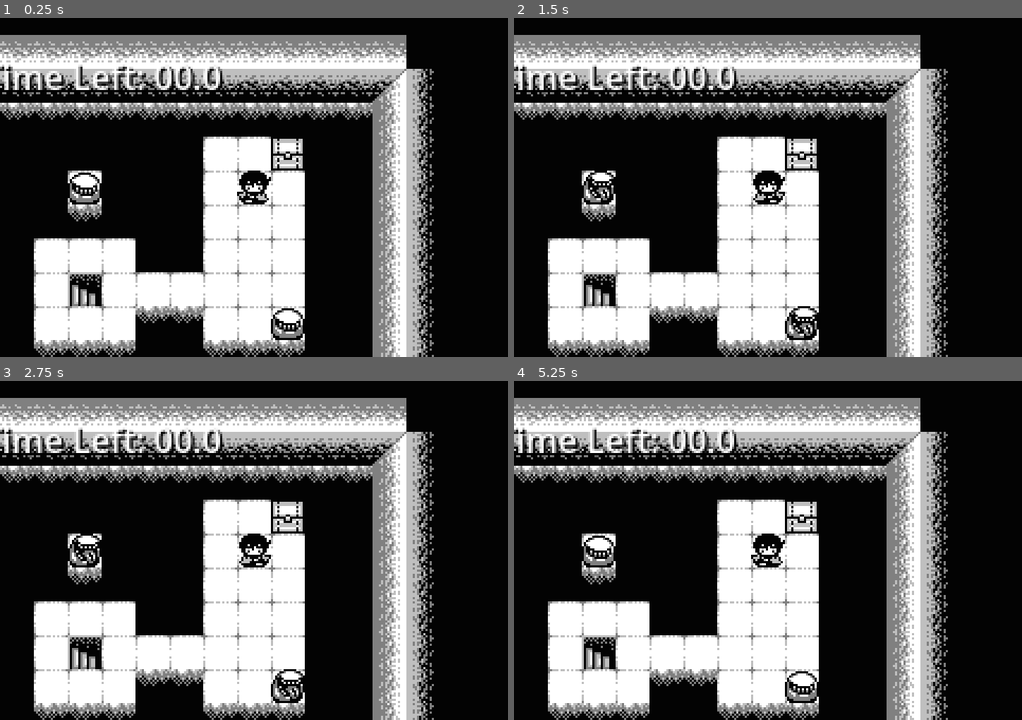
Above: before the commit, frames 1-4 (two rows, left to right).
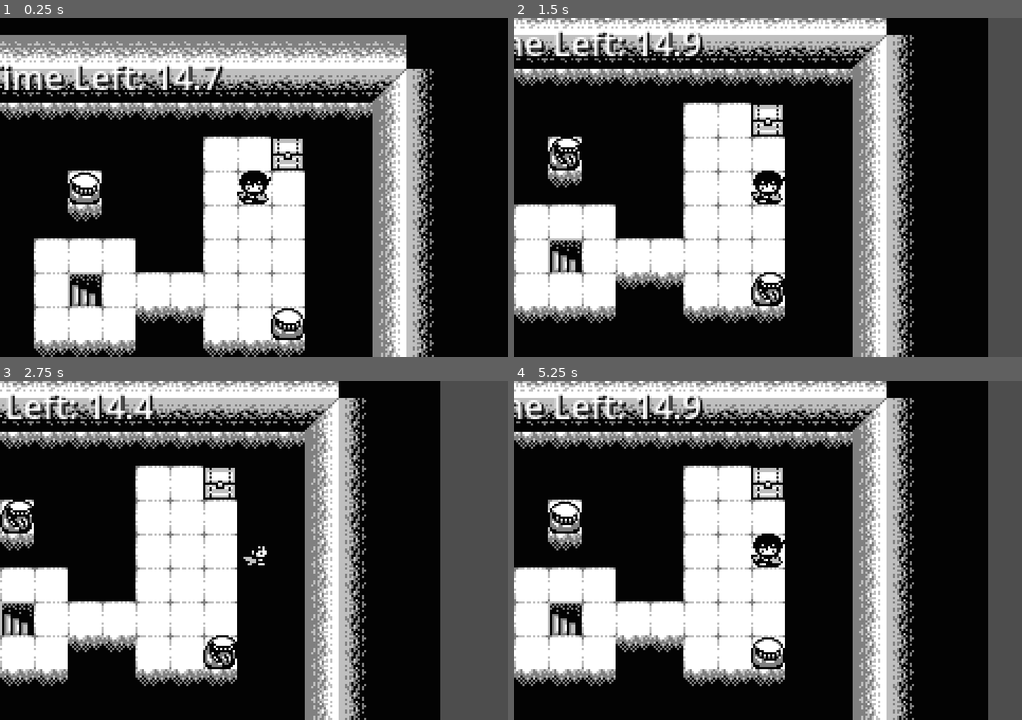
Above: after the commit, the same moments.

Repository: xpgram/lone-ranger
Game: Godot game, scene res://objects/regions/00-test.tscn
Same seed, same stepped clock (60 frames per second), same inputs: the game is played once before the commit and once after it. The project has no main scene, so this scene is started directly.
Inputs:
- Up to frame 1 (0.25 s): no input
- Up to frame 2 (1.5 s): hold Right (move_right) 0.53-1.28 s; tap Z (interact) at 0.6, 1.35 s; hold Down (move_down) from 1.28 s (still down)
- Up to frame 3 (2.75 s): release Down (move_down) at 2.03 s; hold Right (move_right) from 2.03 s (still down); tap Z (interact) at 2.1 s
- Up to frame 4 (5.25 s): release Right (move_right) at 2.78 s; hold Up (move_up) 2.78-3.53 s; tap Z (interact) every 0.75 s from 2.85 to 5.1 s; hold Left (move_left) 3.53-5.03 s; hold Down (move_down) from 5.03 s (still down)

The runs differ from the first frame. In frame 1, 0.6% of the frame differs, in the area x 30-45%, y 13-23%; in frame 2, 56%; in frame 3, 69%, in the area x 0-100%, y 0-100%; in frame 4, 57%.
Error before the commit: Invalid call. Nonexistent function 'get_entity' in base 'Nil'. (res://objects/system/turn_manager/turn_manager.gd:20)

Commit message:
fix TurnManager fails on ready

Diff:
--- a/objects/regions/00-test.tscn
+++ b/objects/regions/00-test.tscn
@@ -43,7 +43,8 @@
 tile_map_data = PackedByteArray("AAAAAP//AAAAAAAAAwD//wEAAAAAAAAADQABAAIAAAAAAAAABAABAAEAAAAAAAAADQABAAAAAAAAAAAACgABAP …(3456 unchanged characters)…
 tile_set = SubResource("TileSet_jjdoh")
 
-[node name="TurnManager" parent="." node_paths=PackedStringArray("npc_container", "enemy_container", "interactives_container") instance=ExtResource("1_b6bp6")]
+[node name="TurnManager" parent="." node_paths=PackedStringArray("player_module", "npc_container", "enemy_container", "interactives_container") instance=ExtResource("1_b6bp6")]
+player_module = NodePath("../PlayerModule")
 npc_container = NodePath("../NPC Container")
 enemy_container = NodePath("../Enemy Container")
 interactives_container = NodePath("../Interactives Container")
